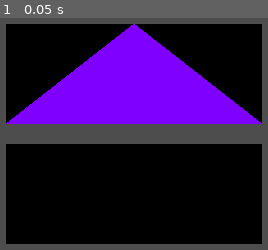
Above: before the commit, frame 1.
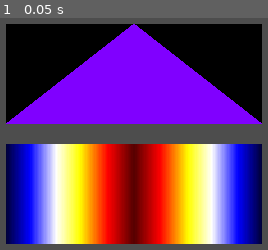
Above: after the commit, the same moment.

Repository: Nores33/Godot-Audio-FFT
Game: Godot game, scene res://Scenes/main.tscn
Two runs of this game, one before a commit and one after it. Both use one fixed random seed, a clock stepped at 60 frames per second and the inputs below.
Inputs:
- Up to frame 1 (0.05 s): no input

The runs differ from the first frame. In frame 1, 41% of the frame differs, in the area x 2-98%, y 54-98%.

Commit message:
Added color gradient to Waterfall Plot

Diff:
--- a/Scenes/main.tscn
+++ b/Scenes/main.tscn
@@ -1,7 +1,8 @@
-[gd_scene load_steps=5 format=3 uid="uid://b0864m2ekmq3k"]
+[gd_scene load_steps=6 format=3 uid="uid://b0864m2ekmq3k"]
 
 [ext_resource type="Shader" path="res://Shaders/FFT.gdshader" id="1_i0ker"]
 [ext_resource type="Shader" path="res://Shaders/Waterfall.gdshader" id="2_a8hew"]
+[ext_resource type="Texture2D" uid="uid://cpuroefu81oc" path="res://Shaders/Waterfall_Color_Gradient.tres" id="3_hjti7"]
 
 [sub_resource type="ShaderMaterial" id="ShaderMaterial_0nio0"]
 shader = ExtResource("1_i0ker")
@@ -9,9 +10,11 @@
 [sub_resource type="ShaderMaterial" id="ShaderMaterial_ndnov"]
 shader = ExtResource("2_a8hew")
 shader_parameter/time = null
+shader_parameter/Color_Gradient = ExtResource("3_hjti7")
 
 [node name="Main" type="Control"]
 layout_mode = 3
+anchors_preset = 15
 anchor_right = 1.0
 anchor_bottom = 1.0
 grow_horizontal = 2
--- /dev/null
+++ b/Shaders/SDR_Color_Gradient.tres
@@ -0,0 +1,5 @@
+[gd_resource type="Gradient" format=3 uid="uid://cdjexe5v4ntnd"]
+
+[resource]
+offsets = PackedFloat32Array(0, 0.19084, 0.396947, 0.580153, 0.801527, 1)
+colors = PackedColorArray(0, 0, 0.196078, 1, 0, 0, 1, 1, 1, 1, 1, 1, 1, 1, 0, 1, 1, 0, 0, 1, 0.352941, 0, 0, 1)
--- /dev/null
+++ b/Shaders/Waterfall_Color_Gradient.tres
@@ -0,0 +1,6 @@
+[gd_resource type="GradientTexture1D" load_steps=2 format=3 uid="uid://cpuroefu81oc"]
+
+[ext_resource type="Gradient" uid="uid://cdjexe5v4ntnd" path="res://Shaders/SDR_Color_Gradient.tres" id="1_lobmk"]
+
+[resource]
+gradient = ExtResource("1_lobmk")
